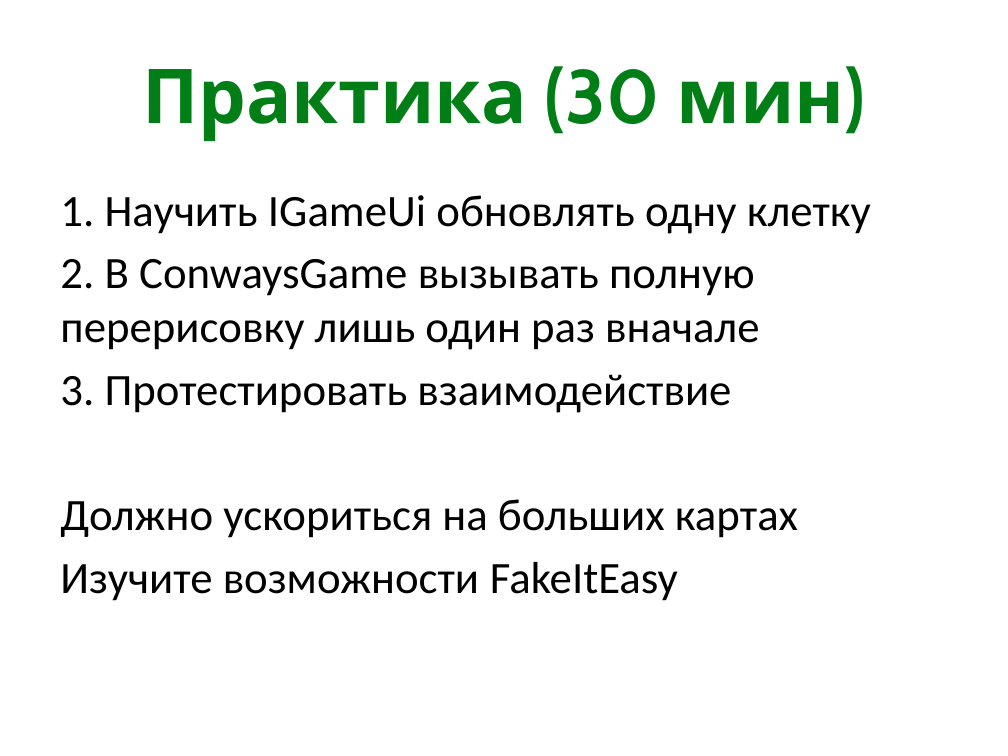
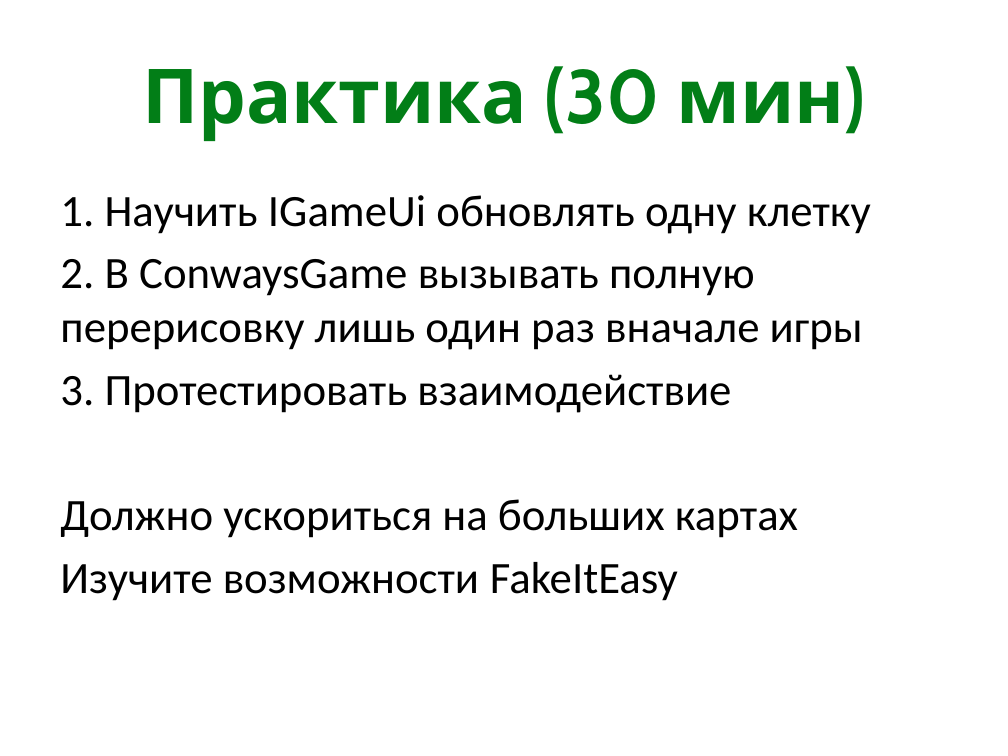
Before and after one commit to xoposhiy/testing-course, a slide deck: slide 12 of day2.pptx. Drawn at 1008x756 pixels with LibreOffice and Linux fonts; fonts in the diff are those of the drawing. Boxes give left, top, right and bottom in pixels: in the first picture for what was removed or moved away, otherwise in the second. Text is boxed around its words. In the diff, an @@ line names an element or a change of style, - is before the commit and + after.

Commit message:
small fix

```diff
--- a/day2.pptx
+++ b/day2.pptx
@@ text at (x1=60, y1=259, x2=863, y2=350): text changed @@
-2. В ConwaysGame вызывать полную перерисовку лишь один раз вначале
+2. В ConwaysGame вызывать полную перерисовку лишь один раз вначале игры
```
